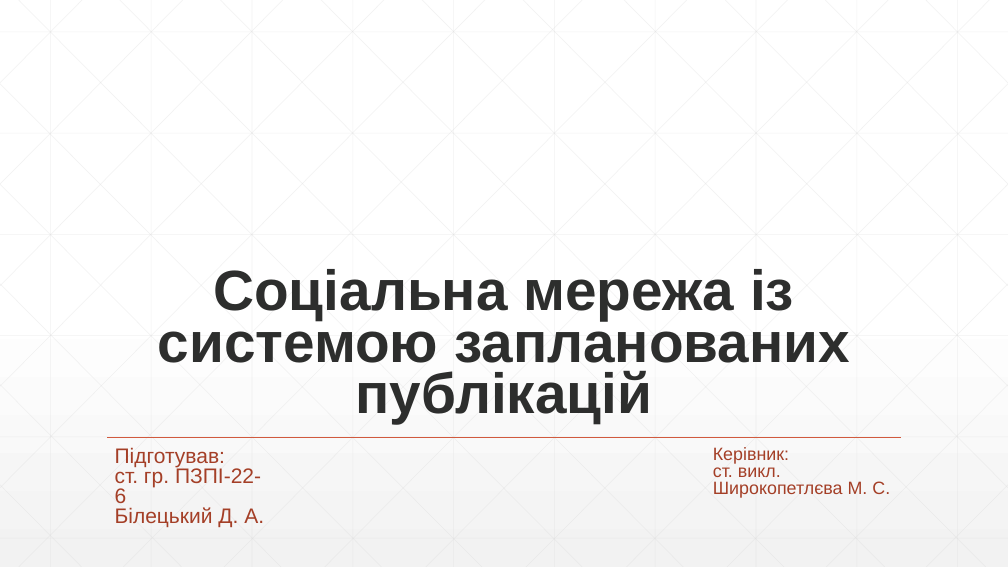
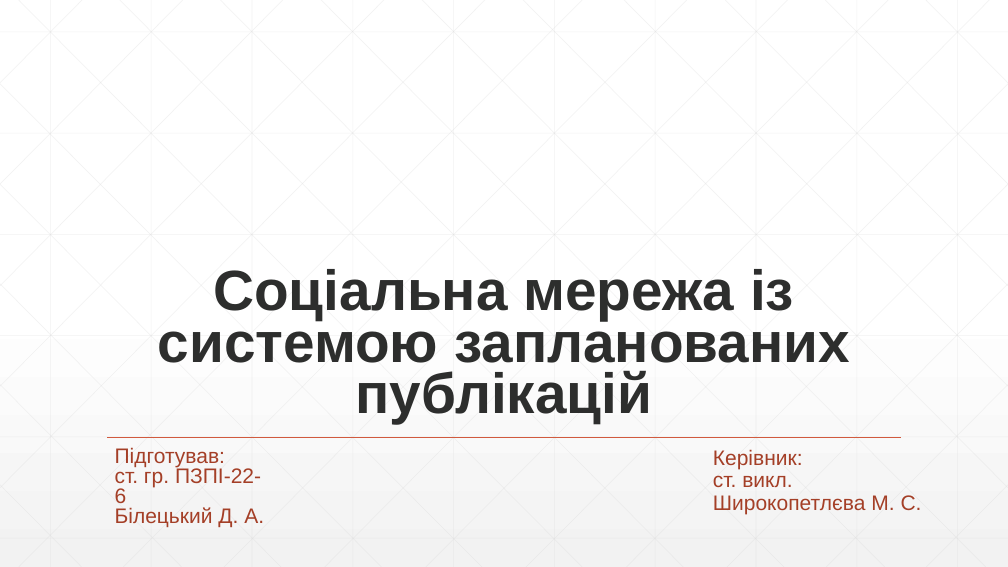
Before and after one commit to NureBiletskyiDanylo/2025_B_KKP_PZPI-22-6_Biletskyi_D_A, a slide deck: slide 1 of 2025_Б_ККП_ПЗПІ-22-6_Білецький_Д_А/2025_Б_ККП_ПЗПІ-22-6_Білецький_Д_А.pptx. Drawn at 1008x567 pixels with LibreOffice and Linux fonts; fonts in the diff are those of the drawing. Boxes give left, top, right and bottom in pixels: in the first picture for what was removed or moved away, otherwise in the second. Text is boxed around its words. In the diff, an @@ line names an element or a change of style, - is before the commit and + after.

```diff
--- a/2025_Б_ККП_ПЗПІ-22-6_Білецький_Д_А/2025_Б_ККП_ПЗПІ-22-6_Білецький_Д_А.pptx
+++ b/2025_Б_ККП_ПЗПІ-22-6_Білецький_Д_А/2025_Б_ККП_ПЗПІ-22-6_Білецький_Д_А.pptx
@@ text "Керівник:" at (713, 449, 922, 514): size 17 to 20 pt; line spacing 0.8 to 0.9 @@
```
Also in this commit, not shown: 4 other slides changed, 2 slides added, 4 slides removed.
